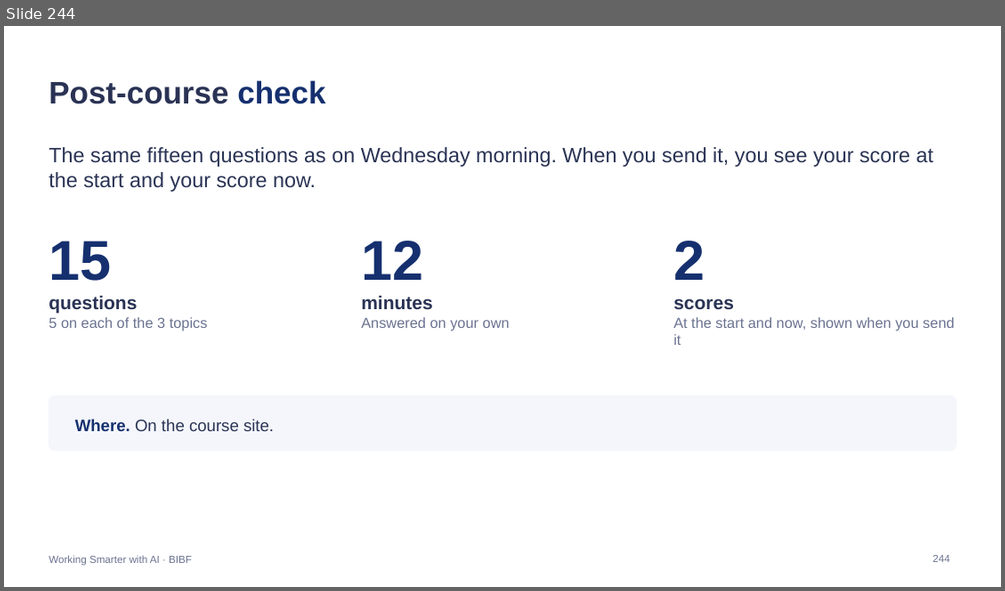
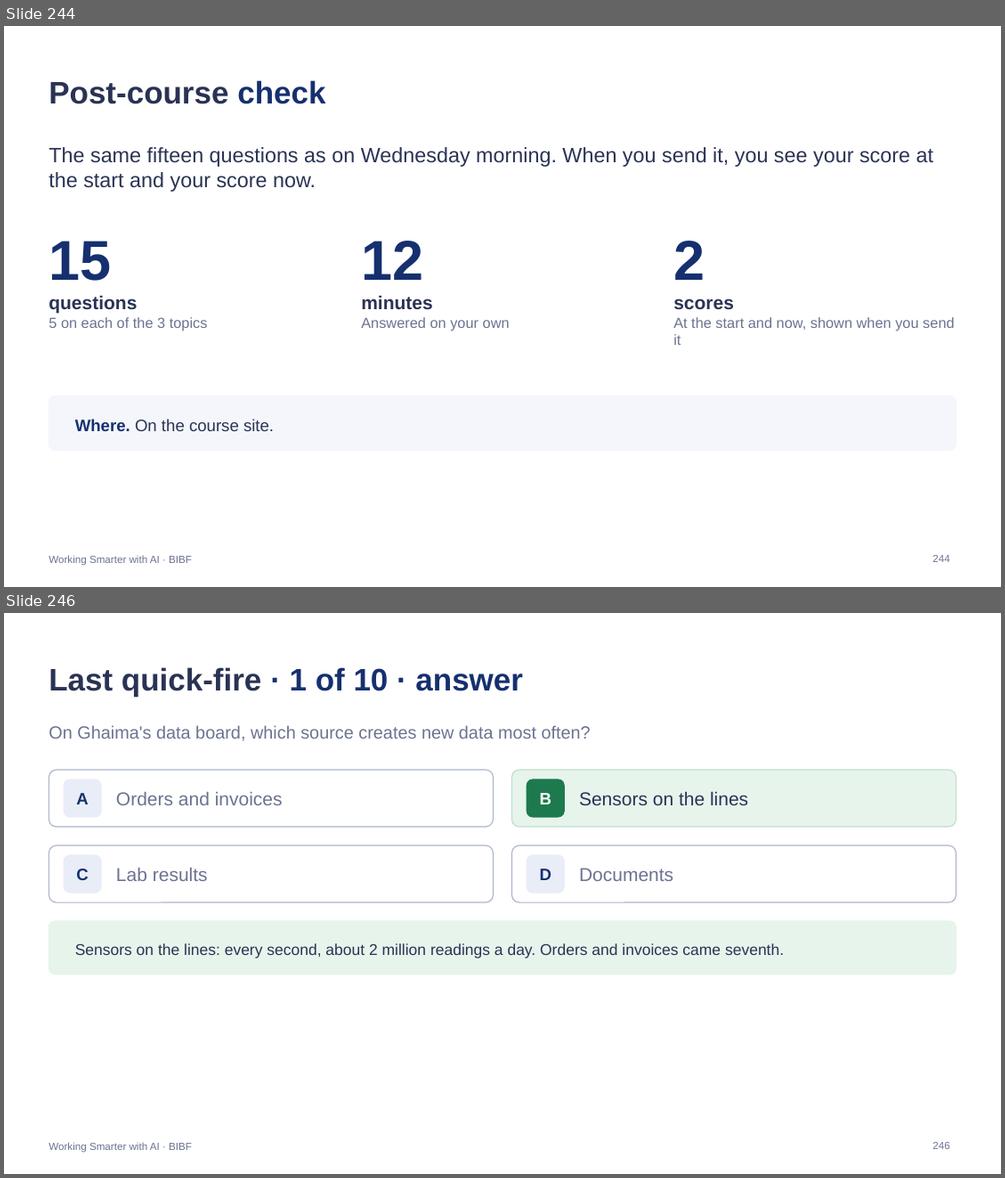
Before and after one commit to Iced377/bibf-arla, a slide deck: outputs/BIBF-Arla-Facilitator.pptx. Shown one above the other, each under a label of ours: slide 244 before the commit, slides 244 and 246 after it; the slides between them are not shown. The pictures are 1005x591 and 1005x1178 pixels, drawn with LibreOffice and Linux fonts; fonts in the diff are those of the drawing. Boxes give left, top, right and bottom in pixels: in the first picture for what was removed or moved away, otherwise in the second. Text is boxed around its words. In the diff, an @@ line names an element or a change of style, - is before the commit and + after.

```diff
--- a/outputs/BIBF-Arla-Facilitator.pptx
+++ b/outputs/BIBF-Arla-Facilitator.pptx
@@ slide 246 added at box(4, 613, 1001, 1174), background #FFFFFF; not listed: 1 template element that a slide beside it also shows @@
@@ title added at box(48, 667, 523, 696), 30 pt, text #2A3354, bold @@
+Last quick-fire · 1 of 10 · answer
@@ text added at box(48, 725, 591, 741), 17 pt, text #6B7391 @@
+On Ghaima's data board, which source creates new data most often?
@@ rounded rectangle added at box(48, 770, 493, 827), fill #FFFFFF, outline #ACB5CC 1 pt @@
@@ rounded rectangle added at box(512, 770, 956, 827), fill #E7F4EC, outline #BFE0CC 1 pt @@
@@ rounded rectangle added at box(64, 779, 101, 817), fill #E9EDF7, outline #E9EDF7 1 pt @@
@@ text added at box(76, 793, 88, 804), 16 pt, text #16306F, bold @@
+A
@@ text added at box(116, 792, 283, 805), 18 pt, text #6B7391 @@
+Orders and invoices
@@ rounded rectangle added at box(526, 779, 564, 817), fill #1D7A4E, outline #1D7A4E 1 pt @@
@@ text added at box(540, 792, 551, 809), 16 pt, text #FFFFFF, bold @@
+B
@@ text added at box(579, 791, 748, 805), 18 pt, text #2A3354 @@
+Sensors on the lines
@@ rounded rectangle added at box(48, 845, 493, 902), fill #FFFFFF, outline #ACB5CC 1 pt @@
@@ rounded rectangle added at box(512, 845, 956, 902), fill #FFFFFF, outline #ACB5CC 1 pt @@
@@ rounded rectangle added at box(64, 855, 101, 892), fill #E9EDF7, outline #E9EDF7 1 pt @@
@@ text added at box(76, 868, 88, 880), 16 pt, text #16306F, bold @@
+C
@@ text added at box(116, 868, 208, 881), 18 pt, text #6B7391 @@
+Lab results
@@ rounded rectangle added at box(526, 855, 564, 892), fill #E9EDF7, outline #E9EDF7 1 pt @@
@@ text added at box(540, 868, 551, 880), 16 pt, text #16306F, bold @@
+D
@@ text added at box(579, 868, 673, 881), 18 pt, text #6B7391 @@
+Documents
@@ rounded rectangle added at box(48, 921, 956, 974), fill #E7F4EC, outline #E7F4EC 1 pt @@
@@ text added at box(75, 943, 784, 958), 15 pt, text #2A3354 @@
+Sensors on the lines: every second, about 2 million readings a day. Orders and invoices came seventh.
@@ page number added at box(932, 1142, 949, 1149), 10 pt, text #6B7391 @@
+246
```
Also in this commit, not shown: 3 slides changed, 17 other slides added, 2 slides removed, 8 other files.
